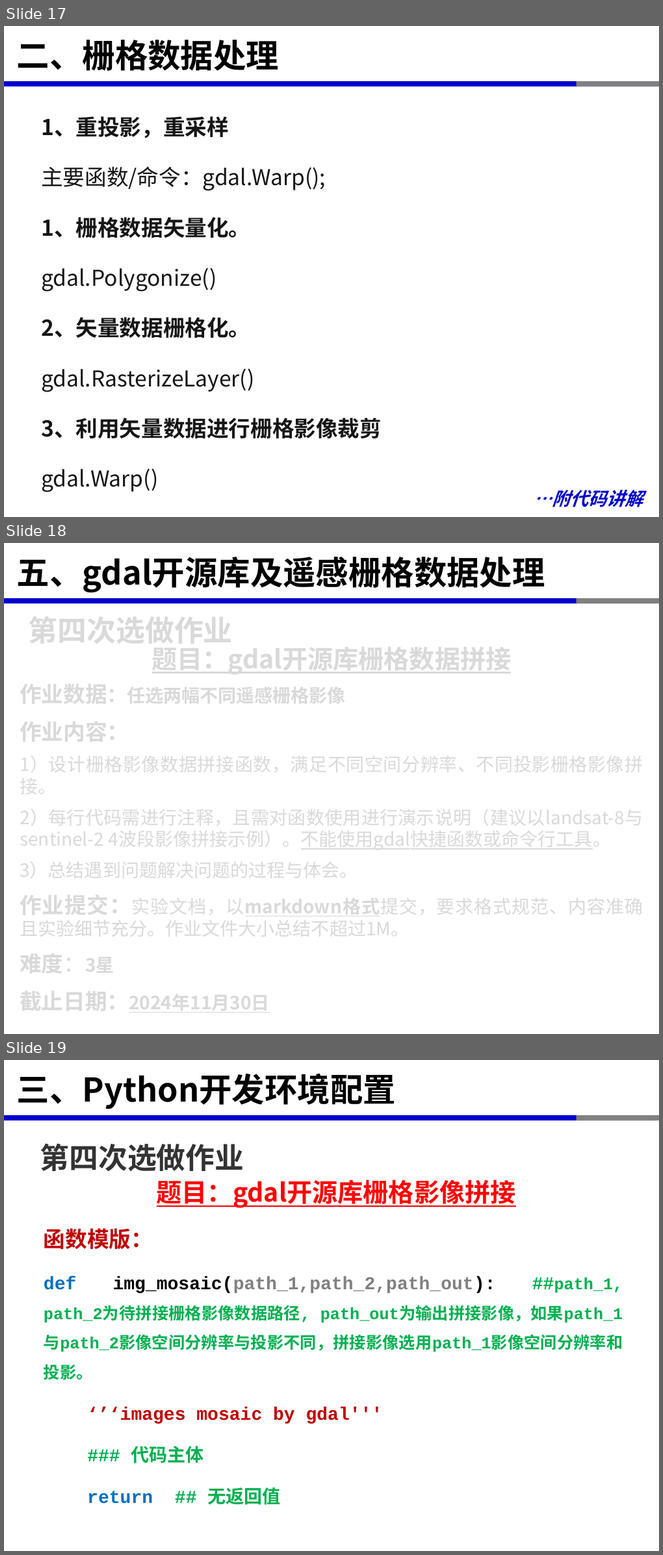
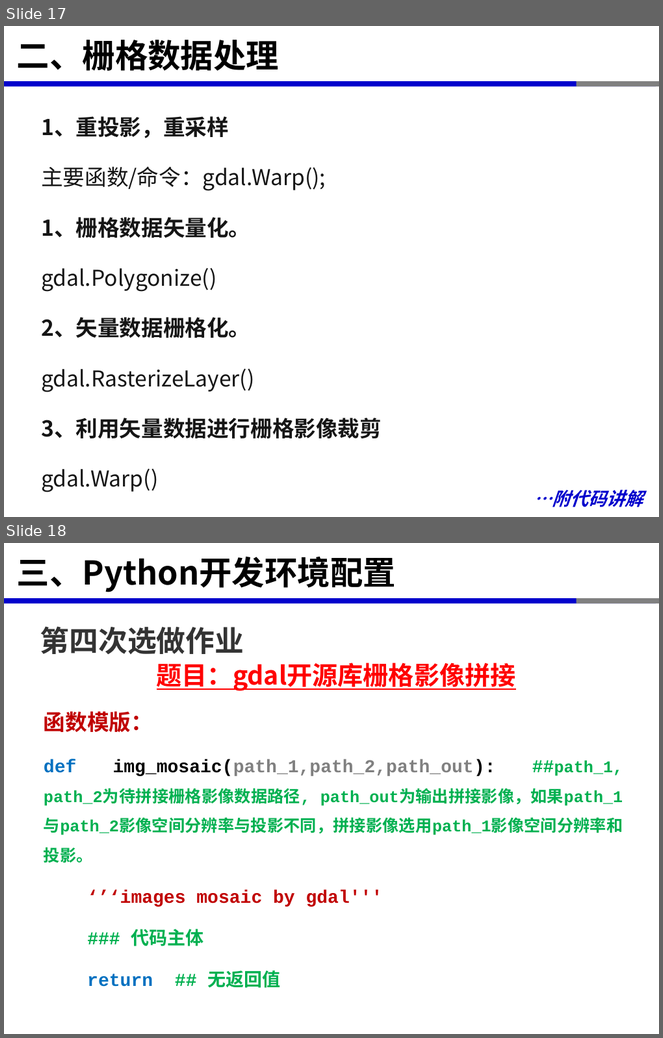
Before and after one commit to xinluo2018/open-source-gis-course, a slide deck: 第5章-GDAL开源库及遥感栅格数据处理-8课时-del/第五章-栅格数据处理.pptx. Shown one above the other, each under a label of ours: slides 17, 18 and 19 before the commit, slides 17 and 18 after it. The pictures are 663x1555 and 663x1038 pixels, drawn with LibreOffice and Linux fonts; fonts in the diff are those of the drawing. Boxes give left, top, right and bottom in pixels: in the first picture for what was removed or moved away, otherwise in the second. Text is boxed around its words. In the diff, an @@ line names an element or a change of style, - is before the commit and + after.

```diff
--- a/第5章-GDAL开源库及遥感栅格数据处理-8课时-del/第五章-栅格数据处理.pptx
+++ b/第5章-GDAL开源库及遥感栅格数据处理-8课时-del/第五章-栅格数据处理.pptx
@@ slide 18 removed at [4, 543, 659, 1034], background #FFFFFF; not listed: 3 template elements that a slide beside it also shows @@
@@ title removed at [17, 557, 545, 593] @@
-五、gdal开源库及遥感栅格数据处理
@@ text removed at [29, 607, 233, 650] @@
-第四次选做作业
@@ text removed at [152, 639, 512, 676] @@
-题目：gdal开源库栅格数据拼接
@@ text removed at [20, 678, 644, 1016] @@
-作业数据：任选两幅不同遥感栅格影像
-作业内容：
-1）设计栅格影像数据拼接函数，满足不同空间分辨率、不同投影栅格影像拼接。
-2）每行代码需进行注释，且需对函数使用进行演示说明（建议以landsat-8与sentinel-2 4波段影像拼接示例）。不能使用gdal快捷函数或命令行工具。
-3）总结遇到问题解决问题的过程与体会。
-作业提交：实验文档，以markdown格式提交，要求格式规范、内容准确且实验细节充分。作业文件大小总结不超过1M。
-难度：3星
-截止日期：2024年11月30日
@@ what was slide 19 is now slide 18 @@
```
Also in this commit, not shown: 35 other files.
